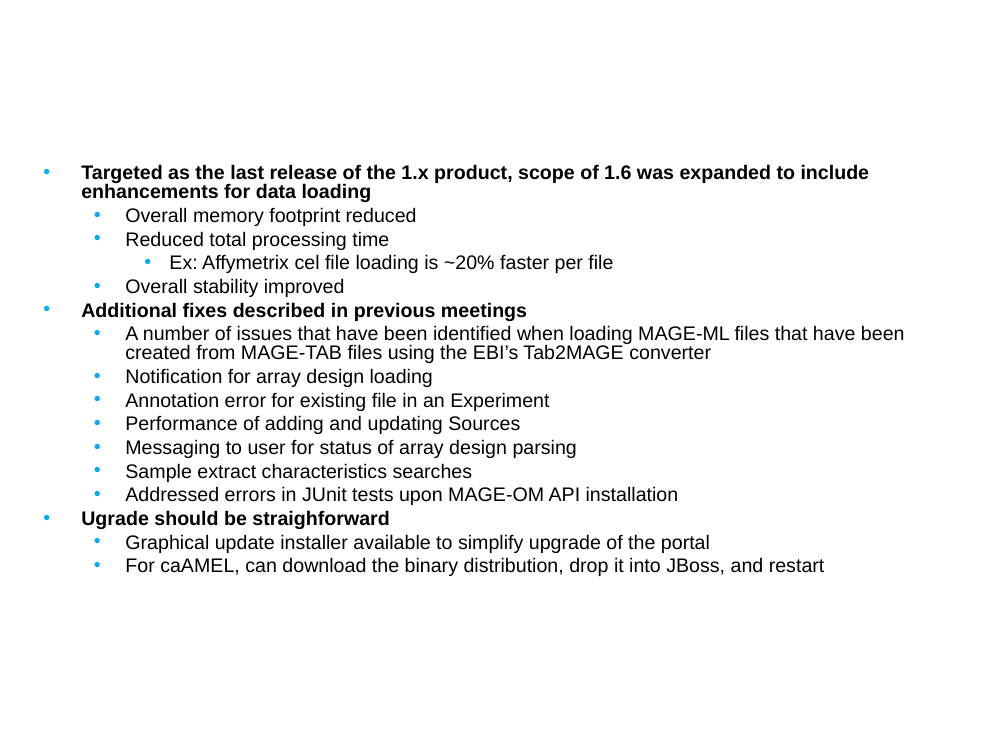
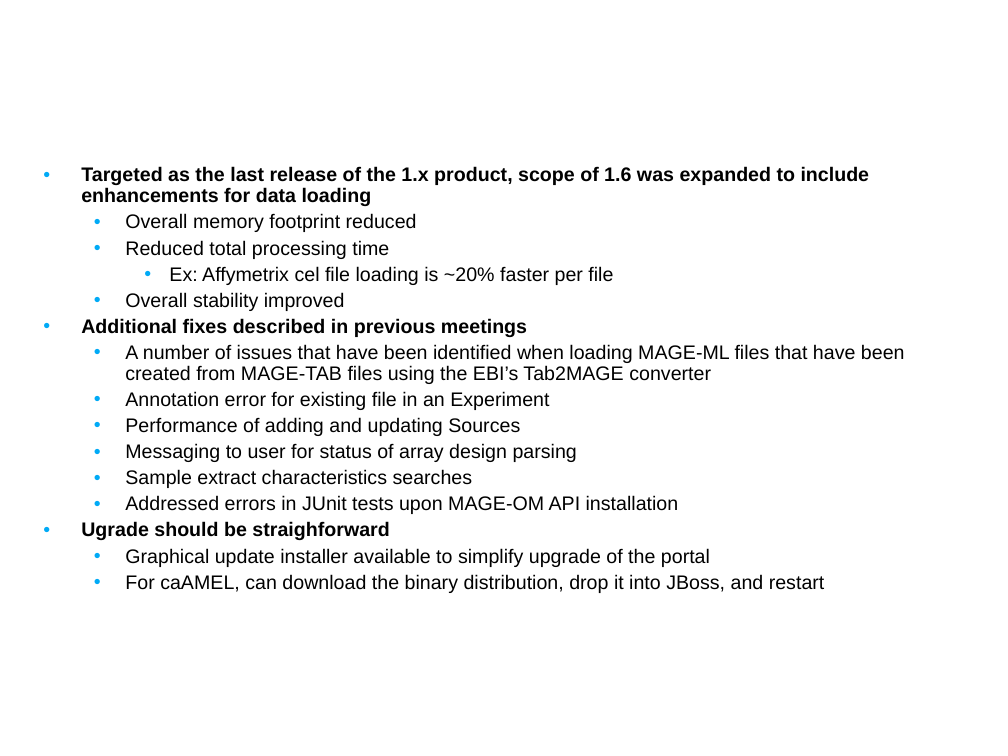
Before and after one commit to NCIP/caarray-docs, a slide deck: slide 3 of project_management/open_meetings/caArray User Community Meeting Nov28.ppt. Drawn at 1008x756 pixels with LibreOffice and Linux fonts; fonts in the diff are those of the drawing; background and template pictures are left out. Boxes give left, top, right and bottom in pixels: in the first picture for what was removed or moved away, otherwise in the second. Text is boxed around its words. In the diff, an @@ line names an element or a change of style, - is before the commit and + after.

```diff
--- a/project_management/open_meetings/caArray User Community Meeting Nov28.ppt
+++ b/project_management/open_meetings/caArray User Community Meeting Nov28.ppt
@@ text "Targeted as the last release ..." at <box>81,166,905,593</box>: line spacing 0.8 to 0.9 @@
@@ text at <box>125,368,433,387</box>: paragraph removed @@
-  • Notification for array design loading
```
